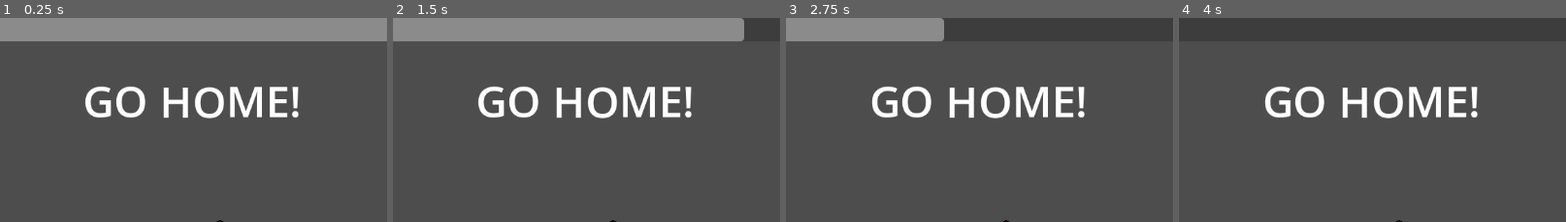
Above: before the commit, frames 1-4 (left to right).
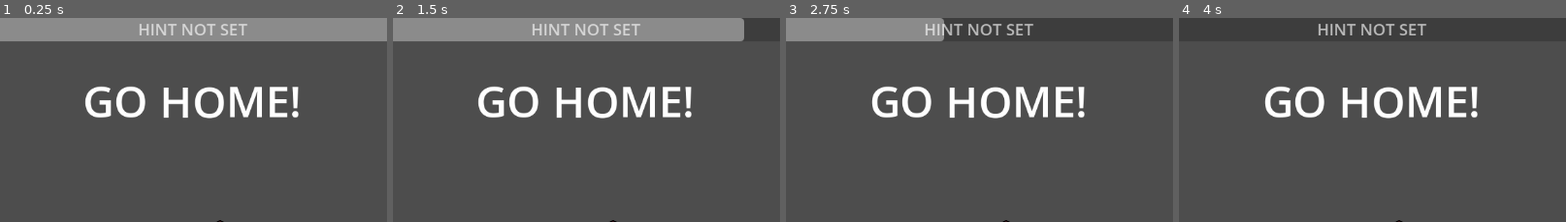
Above: after the commit, the same moments.

Repository: StaryMic/TeachingGodotToBF
Game: Godot game, scene res://p2 - Simple 2D Movement/Game.tscn
The game is run twice, just before and just after one commit, with the same random seed, the same clock (stepped at 60 frames per second) and the same inputs. The project has no main scene, so this scene is started directly.
Inputs (mouse positions are % of the whole screen's width and height, from its top left):
- Up to frame 1 (0.25 s): no input
- Up to frame 2 (1.5 s): move the mouse to (72, 48) at 0.52 s; hold Right (ui_right) 0.53-1.25 s; click (72, 48) at 0.67 s; drag from (30, 59) to (54, 61) at 1.27 s
- Up to frame 3 (2.75 s): move the mouse to (60, 30) at 2.02 s; hold Right (ui_right) from 2.03 s (still down); click (60, 30) at 2.17 s
- Up to frame 4 (4 s): release Right (ui_right) at 2.75 s; drag from (45, 74) to (20, 37) at 2.77 s; move the mouse to (80, 69) at 3.52 s; hold Left (ui_left) from 3.53 s (still down); click (80, 69) at 3.67 s
The pictures show only the part of the screen within x 25-75%, y 0-50%; the shares and areas given below are measured in that part.

The runs differ from the first frame. In frame 1, 0.6% of the frame differs, in the area x 36-64%, y 2-9%; in frame 2, 0.6%; in frame 3, 0.7%; in frame 4, 0.7%.

Commit message:
Added Project 4. Made game_state better. TODO: Fix projects that broke due to game_state changes

Diff:
--- a/_Shared/Scenes/game_state.tscn
+++ b/_Shared/Scenes/game_state.tscn
@@ -1,6 +1,15 @@
-[gd_scene load_steps=2 format=3 uid="uid://cwxfsq7m0jxrm"]
+[gd_scene load_steps=6 format=3 uid="uid://cwxfsq7m0jxrm"]
 
 [ext_resource type="Script" uid="uid://4hnn74328dsd" path="res://_Shared/Scripts/game_state.gd" id="1_3famy"]
+[ext_resource type="Script" uid="uid://xymtyif01q24" path="res://_Shared/Scripts/RichTextEffects/Shaky.gd" id="2_mtgg2"]
+[ext_resource type="Shader" uid="uid://txvq0v1g10jh" path="res://_Shared/Shaders/Rainbow.gdshader" id="2_ow06s"]
+
+[sub_resource type="ShaderMaterial" id="ShaderMaterial_vqs41"]
+shader = ExtResource("2_ow06s")
+
+[sub_resource type="RichTextEffect" id="RichTextEffect_ow06s"]
+script = ExtResource("2_mtgg2")
+metadata/_custom_type_script = "uid://xymtyif01q24"
 
 [node name="GameState" type="Node"]
 script = ExtResource("1_3famy")
@@ -13,12 +22,11 @@
 [node name="Label" type="Label" parent="."]
 anchors_preset = 10
 anchor_right = 1.0
-offset_top = 35.0
-offset_bottom = 58.0
+offset_bottom = 34.0
 grow_horizontal = 2
 size_flags_horizontal = 6
-size_flags_vertical = 6
-theme_override_font_sizes/font_size = 32
+size_flags_vertical = 3
+theme_override_font_sizes/font_size = 24
 horizontal_alignment = 1
 vertical_alignment = 1
 
@@ -30,3 +38,24 @@
 grow_horizontal = 2
 max_value = 5.0
 show_percentage = false
+
+[node name="RichTextLabel" type="RichTextLabel" parent="."]
+visible = false
+material = SubResource("ShaderMaterial_vqs41")
+offset_top = 35.0
+offset_right = 1149.0
+offset_bottom = 167.0
+theme_override_font_sizes/normal_font_size = 96
+bbcode_enabled = true
+text = "[shaky]Winner!"
+fit_content = true
+scroll_active = false
+horizontal_alignment = 1
+vertical_alignment = 1
+custom_effects = [SubResource("RichTextEffect_ow06s")]
+
+[node name="WinAudio" type="AudioStreamPlayer" parent="."]
+volume_db = -5.0
+
+[node name="LostAudio" type="AudioStreamPlayer" parent="."]
+volume_db = -5.0
--- a/_Shared/Scripts/game_state.gd
+++ b/_Shared/Scripts/game_state.gd
@@ -7,6 +7,17 @@
 # Keeping track of if the player won or not
 var game_won : bool = false
 
+# Variables for names and timers
+@export_group("Settings")
+@export var time : float = 5.0
+@export var can_be_won_early : bool = true
+@export_group("Audio")
+@export var win_sound : AudioStreamWAV
+@export var lose_sound : AudioStreamWAV
+@export_group("Text")
+@export var hint_text : String = "HINT NOT SET"
+@export var win_text : String = "WIN TEXT NOT SET"
+
 # These variables are holding objects (known as nodes in Godot)
 # instead of values
 # @onready makes the variable be filled by the value when the node is made.
@@ -15,31 +26,59 @@
 @onready var timer = $Timer
 @onready var label = $Label
 @onready var progress_bar = $ProgressBar
+@onready var win_label = $RichTextLabel
+@onready var win_audio_player = $WinAudio
+@onready var lose_audio_player = $LostAudio
 
 # This sets up a signal, which can be used to run code on other nodes.
 # Typically you want other nodes to connect to this event, but for this example
 # I'm using this within this script for simplicity.
-signal game_won_signal
+signal win_condition_met
 
 # Called when the node enters the scene tree for the first time.
 func _ready() -> void:
+	# Set up nodes
+	label.text = hint_text
+	timer.start(time)
+	progress_bar.max_value = time
+	win_label.text = win_text
+	win_audio_player.stream = win_sound
+	lose_audio_player.stream = lose_sound
+
 	# connect() connects signals to functions.
 	# Think of this like plugging a cable into a computer then having it carry
 	# something like a mouse button being clicked.
 	var timeout_signal : Signal = Signal(timer, "timeout")
 	timeout_signal.connect(on_timer_timeout)
-	connect("game_won_signal", set_game_won)
+	connect("win_condition_met", condition_met)
 
 # Called every frame.
 func _process(delta: float) -> void:
+	# Update the progress bar
 	progress_bar.value = timer.time_left
 
 func on_timer_timeout():
+	# Check if the player has won
+	check_if_won()
+
+func condition_met():
+	game_won = true
+
+	if !can_be_won_early:
+		return # Wait for the timer to elapse
+
+	# If the game can be completed early
+	# Pause the timer
+	timer.paused = true
+	check_if_won()
+
+func check_if_won():
 	if game_won:
-		label.text = "You won!"
+		win_label.visible = true
+		win_audio_player.play()
+		return
+	# If the player did NOT win
 	else:
-		label.text = "You lost. :("
-
-func set_game_won():
-	# This sets the Boolean "game_won" to true
-	game_won = true
+		lose_audio_player.play()
+		label.text = "You lost :("
+		return
--- /dev/null
+++ b/_Shared/Shaders/Rainbow.gdshader
@@ -0,0 +1,16 @@
+shader_type canvas_item;
+// Stolen from
+// https://godotshaders.com/shader/hsv-adjustment/
+vec3 hsv2rgb(vec3 c) {
+    vec4 K = vec4(1.0, 2.0 / 3.0, 1.0 / 3.0, 3.0);
+    vec3 p = abs(fract(c.xxx + K.xyz) * 6.0 - K.www);
+    return c.z * mix(K.xxx, clamp(p - K.xxx, 0.0, 1.0), c.y);
+}
+
+void fragment() {
+	vec4 text = texture(TEXTURE, UV);
+	float color = sin(TIME + UV.x);
+	vec3 base_hsv = vec3(color,1,1);
+	vec3 new_hsv = hsv2rgb(base_hsv);
+	COLOR = vec4(new_hsv, text.a);
+}
--- /dev/null
+++ b/_Shared/Shaders/Rainbow3D.gdshader
@@ -0,0 +1,23 @@
+shader_type canvas_item;
+// Stolen from
+// https://godotshaders.com/shader/hsv-adjustment/
+vec3 hsv2rgb(vec3 c) {
+    vec4 K = vec4(1.0, 2.0 / 3.0, 1.0 / 3.0, 3.0);
+    vec3 p = abs(fract(c.xxx + K.xyz) * 6.0 - K.www);
+    return c.z * mix(K.xxx, clamp(p - K.xxx, 0.0, 1.0), c.y);
+}
+
+void vertex() {
+	vec2 new_verts = VERTEX;
+	vec2 moved_uvs = (UV + 1.0)/2.0;
+	new_verts.x += sin(TIME * 25.0 * (moved_uvs.y)) * 10.0;
+	VERTEX = new_verts;
+}
+
+void fragment() {
+	vec4 text = texture(TEXTURE, UV);
+	float color = TIME + UV.x;
+	vec3 base_hsv = vec3(color,1,1);
+	vec3 new_hsv = hsv2rgb(base_hsv);
+	COLOR = vec4(new_hsv, text.a);
+}
--- a/p1 - WarioWare/Scripts/Flag.gd
+++ b/p1 - WarioWare/Scripts/Flag.gd
@@ -27,9 +27,6 @@
 	audio.play()
 	confetti.emitting = true
 
-# TODO: No code here is asking the collision_area if anything has hit it.
-# Teach Icey about the Node panel in the inspector
-
 func _on_collision_area_entered(area: Area2D) -> void:
 	if area.get_parent().name == "Duck":
 		var game_win_signal = Signal(game_state_node,"game_won_signal")
--- a/p3 - Parenting and Katamari/Scripts/Prince.gd
+++ b/p3 - Parenting and Katamari/Scripts/Prince.gd
@@ -15,7 +15,7 @@
 	var movement = (movement_dir * speed) * delta
 
 	# Rotate the katamari ball
-	sprite_ball.rotation += (deg_to_rad(20) * sign(movement_dir.x)) * delta
+	sprite_ball.rotation += (deg_to_rad(200) * sign(movement_dir.x)) * delta
 
 	# Switch the katamari side and prince facing direction
 	if(movement_dir.x > 0):
--- /dev/null
+++ b/p4 - Golf/Main.tscn
@@ -0,0 +1,22 @@
+[gd_scene load_steps=6 format=3 uid="uid://bnigsyi4lv34k"]
+
+[ext_resource type="PackedScene" uid="uid://w63wr05d4845" path="res://p4 - Golf/Scenes/GolfBall.tscn" id="1_8bhb8"]
+[ext_resource type="PackedScene" uid="uid://cwxfsq7m0jxrm" path="res://_Shared/Scenes/game_state.tscn" id="1_pk12l"]
+[ext_resource type="PackedScene" uid="uid://d07e447lke3aq" path="res://p4 - Golf/Scenes/GolfGoal.tscn" id="2_6ljqf"]
+[ext_resource type="AudioStream" uid="uid://b6vd5k0wywrif" path="res://_Shared/Assets/Sounds/CroudClapping.wav" id="2_vygrk"]
+[ext_resource type="AudioStream" uid="uid://b3q2vqx0qpsox" path="res://_Shared/Assets/Sounds/CrowdBooing.wav" id="3_j1qp1"]
+
+[node name="Main" type="Node2D"]
+
+[node name="GameState" parent="." instance=ExtResource("1_pk12l")]
+win_sound = ExtResource("2_vygrk")
+lose_sound = ExtResource("3_j1qp1")
+hint_text = "Putt it in!"
+win_text = "HOLE IN ONE"
+
+[node name="GolfBall" parent="." node_paths=PackedStringArray("gamestate") instance=ExtResource("1_8bhb8")]
+position = Vector2(164, 333)
+gamestate = NodePath("../GameState")
+
+[node name="GolfGoal" parent="." instance=ExtResource("2_6ljqf")]
+position = Vector2(726, 233)
--- /dev/null
+++ b/p4 - Golf/Scenes/GolfBall.tscn
@@ -0,0 +1,41 @@
+[gd_scene load_steps=7 format=3 uid="uid://w63wr05d4845"]
+
+[ext_resource type="Texture2D" uid="uid://chgv125j33by0" path="res://p4 - Golf/Assets/Images/GolfBall.png" id="1_6ese5"]
+[ext_resource type="Script" uid="uid://drxjioutd1cpm" path="res://p4 - Golf/Scripts/GolfBall.gd" id="1_w2bl4"]
+[ext_resource type="AudioStream" uid="uid://b78k7bwswko4f" path="res://_Shared/Assets/Sounds/CupImpact.wav" id="3_dg6og"]
+
+[sub_resource type="Curve" id="Curve_w2bl4"]
+_data = [Vector2(0, 1), 0.0, 0.0, 0, 1, Vector2(0.646724, 1), 0.0, 0.0, 0, 0, Vector2(1, 0.5), -1.41532, 0.0, 1, 0]
+point_count = 3
+
+[sub_resource type="Gradient" id="Gradient_w2bl4"]
+interpolation_color_space = 2
+colors = PackedColorArray(1, 1, 1, 1, 1, 0, 0, 1)
+
+[sub_resource type="CircleShape2D" id="CircleShape2D_w2bl4"]
+radius = 17.0294
+
+[node name="GolfBall" type="Area2D" node_paths=PackedStringArray("sprite", "line", "ball_sound")]
+script = ExtResource("1_w2bl4")
+sprite = NodePath("Sprite2D")
+line = NodePath("Line2D")
+ball_sound = NodePath("BallFallSound")
+
+[node name="Line2D" type="Line2D" parent="."]
+points = PackedVector2Array(0, 0, 0, 0)
+width_curve = SubResource("Curve_w2bl4")
+gradient = SubResource("Gradient_w2bl4")
+begin_cap_mode = 2
+end_cap_mode = 2
+
+[node name="Sprite2D" type="Sprite2D" parent="."]
+texture = ExtResource("1_6ese5")
+
+[node name="CollisionShape2D" type="CollisionShape2D" parent="."]
+shape = SubResource("CircleShape2D_w2bl4")
+
+[node name="BallFallSound" type="AudioStreamPlayer" parent="."]
+stream = ExtResource("3_dg6og")
+
+[connection signal="area_entered" from="." to="." method="_on_area_entered"]
+[connection signal="input_event" from="." to="." method="_on_input_event"]
--- /dev/null
+++ b/p4 - Golf/Scenes/GolfGoal.tscn
@@ -0,0 +1,16 @@
+[gd_scene load_steps=3 format=3 uid="uid://d07e447lke3aq"]
+
+[ext_resource type="Texture2D" uid="uid://wjnr56uq0qpa" path="res://p4 - Golf/Assets/Images/Goal.png" id="1_kajb7"]
+
+[sub_resource type="RectangleShape2D" id="RectangleShape2D_185rf"]
+size = Vector2(98, 46)
+
+[node name="GolfGoal" type="Area2D"]
+
+[node name="Goal" type="Sprite2D" parent="."]
+scale = Vector2(3, 3)
+texture = ExtResource("1_kajb7")
+
+[node name="CollisionShape2D" type="CollisionShape2D" parent="."]
+position = Vector2(0, 41)
+shape = SubResource("RectangleShape2D_185rf")
--- /dev/null
+++ b/p4 - Golf/Scripts/GolfBall.gd
@@ -0,0 +1,72 @@
+extends Area2D
+
+# Vars
+var clicked : bool = false
+var shot : bool = false
+var target_position : Vector2
+var speed : float = 100.0
+
+# Nodes
+@export var sprite : Sprite2D
+@export var gamestate : GameState
+@export var line : Line2D
+@export var ball_sound : AudioStreamPlayer
+
+# NOTE: See how I can reference distance_to_target inside the if statement
+# below the declaration.
+# If I were to define the variable inside that statement, then I wouldn't
+# be able to use it outside that scope.
+
+func _process(delta: float) -> void:
+	# Checking distance here to fix a glitch with my bad math.
+	var distance_to_target = global_position.distance_squared_to(target_position)
+	# If we have shot the ball, then move it to the target position
+	if shot && distance_to_target >= 28.0:
+		var direction_to_target = global_position.direction_to(target_position)
+		# Some weird math to smoothly move the ball.
+		var movement = direction_to_target * (log(distance_to_target) + PI) * speed
+		# Move the ball
+		global_position += movement * delta
+		return
+
+	# Click check happens in _on_input_event()
+	if clicked:
+		# Get the target position of the ball
+		target_position = get_global_mouse_position()
+
+		# Draw the line from the ball to the cursor
+		line.visible = true
+		line.points[1] = target_position - global_position
+
+		# Check if we have let go of Left Click
+		if !Input.is_mouse_button_pressed(MOUSE_BUTTON_LEFT):
+			clicked = false
+			shot = true
+			line.visible = false
+
+
+func _input(event: InputEvent) -> void:
+	# Do not allow the ball to be hit again
+	if shot == true: return
+
+	# Check for click
+	if event is InputEventMouseButton:
+		# This is called Casting.
+		# An InputEvent is the base class that other events come from
+		# InputEventMouseButton is an extension of InputEvent
+		# Which lets you check what event type you got
+		# and get specific information from an input.
+		var mouse_event = event as InputEventMouseButton
+		# If we press the left mouse button
+		if mouse_event.button_index == MOUSE_BUTTON_LEFT && mouse_event.pressed:
+			# Then we are being dragged.
+			clicked = true
+
+func _on_area_entered(area: Area2D) -> void:
+	if area.name == "GolfGoal":
+		# Tell the game state we won
+		gamestate.win_condition_met.emit()
+		# Hide the ball
+		visible = false
+		# Play ball sound
+		ball_sound.play()
Not shown, added: _Shared/Assets/Sounds/CroudClapping.wav.import
Not shown, added: _Shared/Assets/Sounds/CrowdBooing.wav.import
Not shown, added: _Shared/Assets/Sounds/CupImpact.wav.import
Not shown, added: _Shared/Shaders/Rainbow.gdshader.uid
Not shown, added: _Shared/Shaders/Rainbow3D.gdshader.uid
Not shown, removed: p1 - WarioWare/Assets/Sounds/cheering.wav.import
Not shown, removed: p1 - WarioWare/Assets/Sounds/wing_flap.wav.import
Binary file added: p4 - Golf/Assets/Images/Goal.png
Not shown, added: p4 - Golf/Assets/Images/Goal.png.import
Binary file added: p4 - Golf/Assets/Images/GolfBall.png
Not shown, added: p4 - Golf/Assets/Images/GolfBall.png.import
Not shown, added: p4 - Golf/Scripts/GolfBall.gd.uid
(and 7 more such lines)
